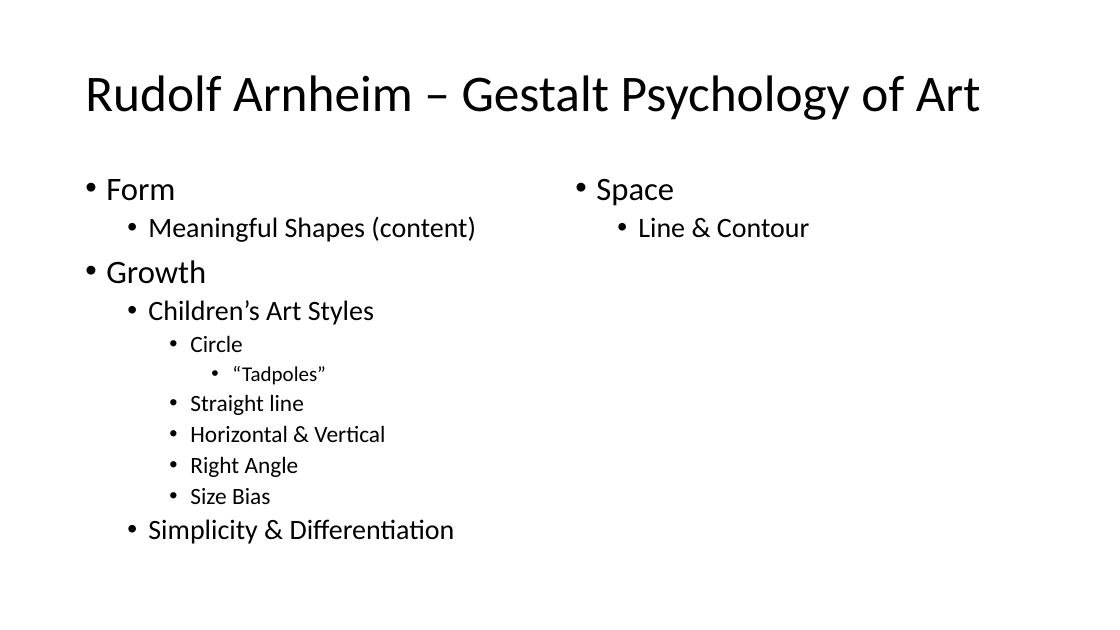
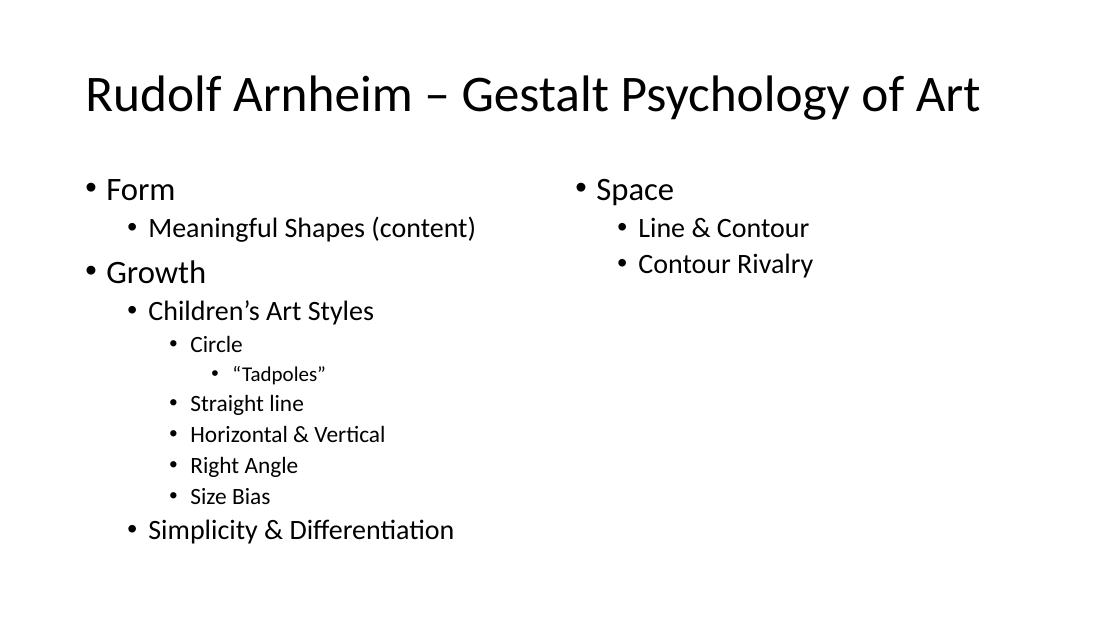
Before and after one commit to PatriciaXiao/Conclusion, a slide deck: slide 12 of Conclusion.pptx. Drawn at 1120x630 pixels with LibreOffice and Linux fonts; fonts in the diff are those of the drawing. Boxes give left, top, right and bottom in pixels: in the first picture for what was removed or moved away, otherwise in the second. Text is boxed around its words. In the diff, an @@ line names an element or a change of style, - is before the commit and + after.

```diff
--- a/Conclusion.pptx
+++ b/Conclusion.pptx
@@ text at <box>638,253,813,278</box>: paragraph added @@
+  • Contour Rivalry
```
Also in this commit, not shown: 1 other slide changed, 2 other files.
